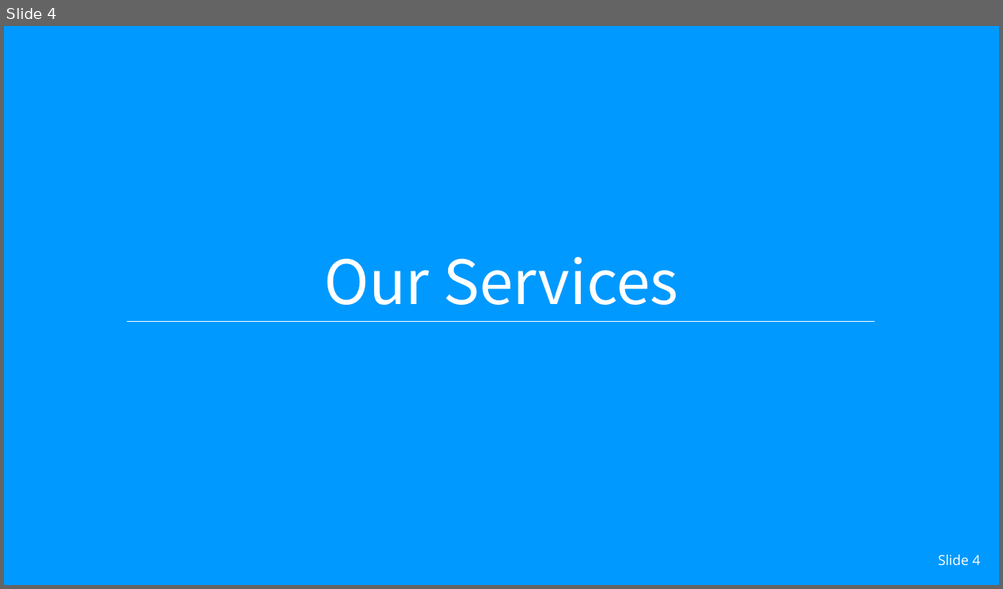
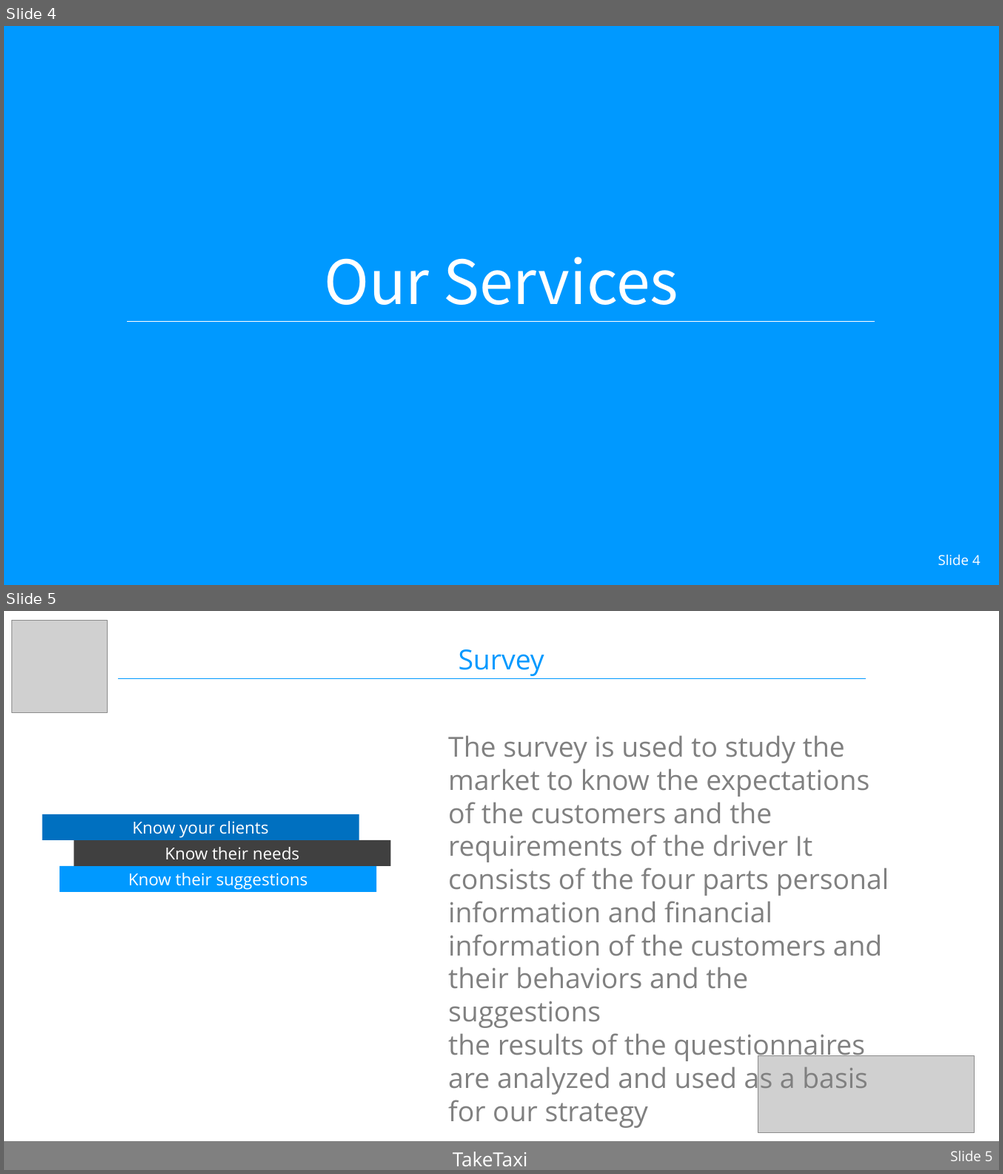
Before and after one commit to zainabaaboumoussa/taketaxi_template, a slide deck: Presentations/TakeTaxi_2018_2019.pptx. Shown one above the other, each under a label of ours: slide 4 before the commit, slides 4 and 5 after it. The pictures are 1003x589 and 1003x1174 pixels, drawn with LibreOffice and Linux fonts; fonts in the diff are those of the drawing; grey boxes stand for pictures; background and template pictures are left out. Boxes give left, top, right and bottom in pixels: in the first picture for what was removed or moved away, otherwise in the second. Text is boxed around its words. In the diff, an @@ line names an element or a change of style, - is before the commit and + after.

```diff
--- a/Presentations/TakeTaxi_2018_2019.pptx
+++ b/Presentations/TakeTaxi_2018_2019.pptx
@@ slide 5 added at (4,611,999,1170), background picture (left out) @@
@@ picture added at (12,620,107,713) @@
@@ title added at (458,649,544,676), 40 pt, text #0099FF @@
+Survey
@@ line added from (118, 678) to (865, 678), #0099FF 0.5 pt @@
@@ text added at (448,735,888,1128), 40 pt, text #808080 @@
+The survey is used to study the market to know the expectations of the customers and the requirements of the driver It consists of the four parts personal information and financial information of the customers and their behaviors and the suggestions
+the results of the questionnaires are analyzed and used as a basis for our strategy
@@ text added at (42,815,359,840), fill #0070C0, 24 pt, text #FFFFFF @@
+Know your clients
@@ text added at (74,840,390,866), fill #404040, 24 pt, text #FFFFFF @@
+Know their needs
@@ text added at (60,866,376,892), fill #0099FF, 24 pt, text #FFFFFF @@
+Know their suggestions
@@ picture added at (758,1056,973,1133) @@
@@ rectangle added at (4,1142,999,1170), fill #808080 @@
@@ text added at (452,1152,528,1167), 28 pt, text #FFFFFF @@
+TakeTaxi
@@ page number added at (950,1151,993,1162), 20 pt, text #FFFFFF @@
+Slide 5
```
Also in this commit, not shown: 3 slides changed, 2 other slides added, 1 slide removed.
